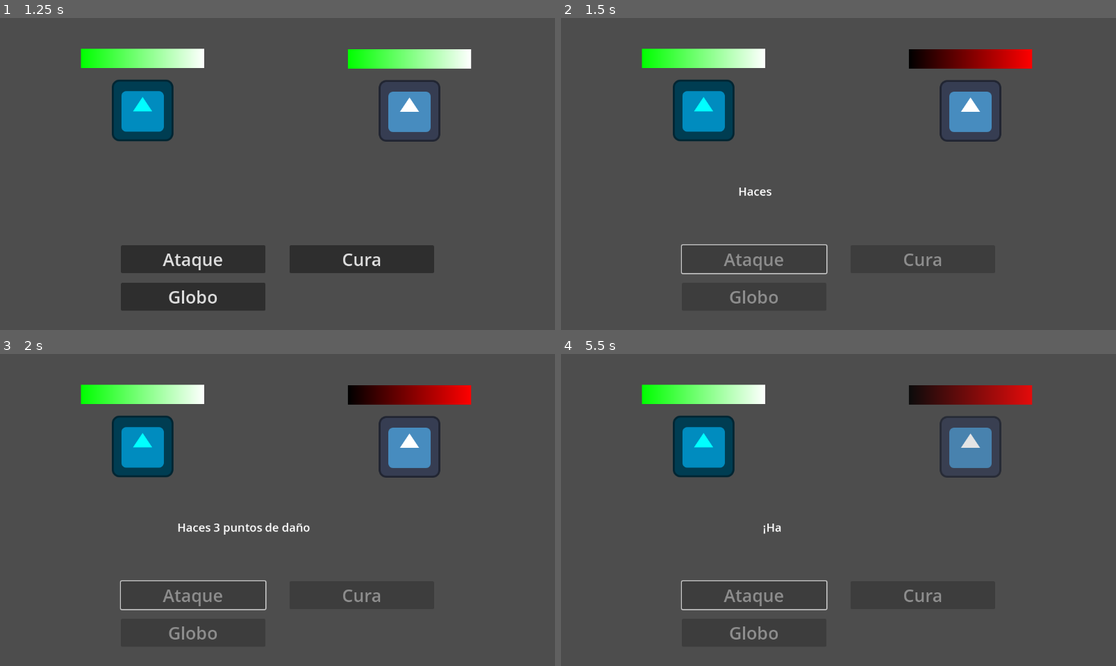
Above: before the commit, frames 1-4 (two rows, left to right).
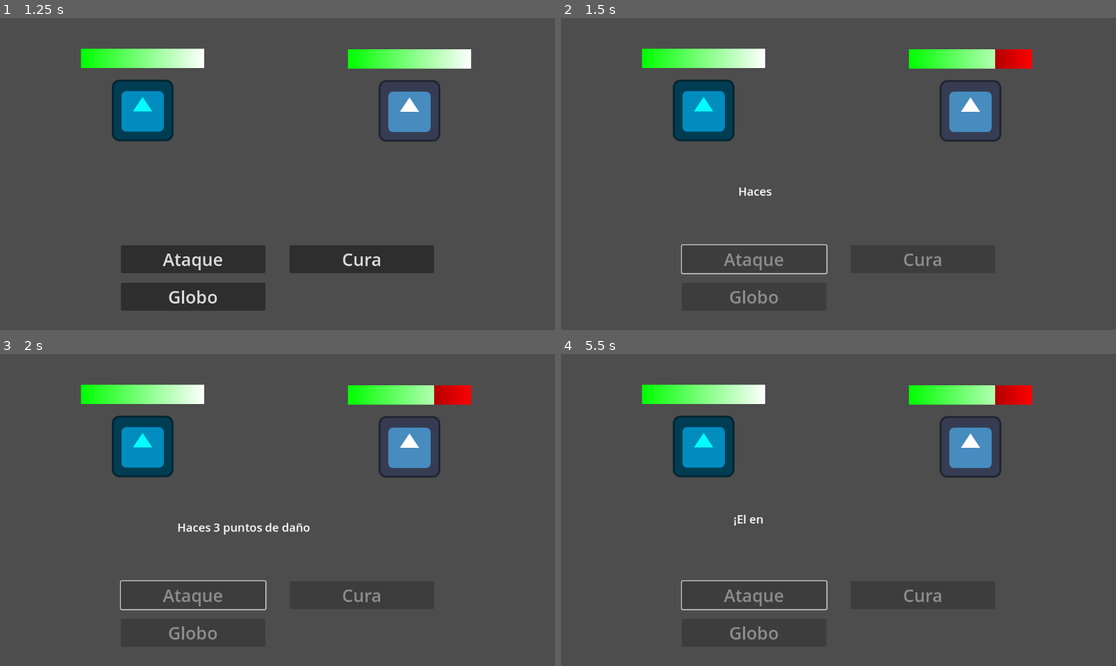
Above: after the commit, the same moments.

Repository: t0m45DEV/skidaddle-skidoodle
Game: Godot game, scene res://Menus/main_menu.tscn
The game is run twice, just before and just after one commit, with the same random seed, the same clock (stepped at 60 frames per second) and the same inputs. The engine's default icon, where the game draws it, is replaced by a stand-in: a white triangle on a blue panel in a dark square.
Inputs:
- Up to frame 1 (1.25 s): click "Jugar" at 0.5 s
- Up to frame 2 (1.5 s): click "Ataque" at 1.25 s
- Up to frame 3 (2 s): no input
- Up to frame 4 (5.5 s): tap Enter at 2, 3.5, 5 s; tap Space at 2.75, 4.25 s

Frame 1 is identical in both runs. In frame 2, 1.0% of the frame differs, in the area x 62-79%, y 10-17%; in frame 3, 1.0%; in frame 4, 1.2%, in the area x 31-85%, y 10-58%.

Commit message:
agrego los .tres de todos los enemigos

Diff:
--- /dev/null
+++ b/project/doodler/Enemies/67.tres
@@ -0,0 +1,8 @@
+[gd_resource type="Resource" script_class="Enemy_Data" load_steps=3 format=3 uid="uid://cl62kk0pgkak5"]
+
+[ext_resource type="Script" uid="uid://1b3b510wll5g" path="res://Resources/objects_data.gd" id="1_1ruyi"]
+[ext_resource type="Script" uid="uid://b6si3q6ywg50d" path="res://Resources/enemy_data.gd" id="2_bjc2v"]
+
+[resource]
+script = ExtResource("2_bjc2v")
+metadata/_custom_type_script = "uid://b6si3q6ywg50d"
--- /dev/null
+++ b/project/doodler/Enemies/acuaman.tres
@@ -0,0 +1,8 @@
+[gd_resource type="Resource" script_class="Enemy_Data" load_steps=3 format=3 uid="uid://c5ep451xrlq8y"]
+
+[ext_resource type="Script" uid="uid://1b3b510wll5g" path="res://Resources/objects_data.gd" id="1_o4okc"]
+[ext_resource type="Script" uid="uid://b6si3q6ywg50d" path="res://Resources/enemy_data.gd" id="2_ruxcw"]
+
+[resource]
+script = ExtResource("2_ruxcw")
+metadata/_custom_type_script = "uid://b6si3q6ywg50d"
--- /dev/null
+++ b/project/doodler/Enemies/aranha.tres
@@ -0,0 +1,8 @@
+[gd_resource type="Resource" script_class="Enemy_Data" load_steps=3 format=3 uid="uid://cgxs2oc780ohq"]
+
+[ext_resource type="Script" uid="uid://1b3b510wll5g" path="res://Resources/objects_data.gd" id="1_esnps"]
+[ext_resource type="Script" uid="uid://b6si3q6ywg50d" path="res://Resources/enemy_data.gd" id="2_rturj"]
+
+[resource]
+script = ExtResource("2_rturj")
+metadata/_custom_type_script = "uid://b6si3q6ywg50d"
--- /dev/null
+++ b/project/doodler/Enemies/biltm.tres
@@ -0,0 +1,8 @@
+[gd_resource type="Resource" script_class="Enemy_Data" load_steps=3 format=3 uid="uid://63c4gkqur1bw"]
+
+[ext_resource type="Script" uid="uid://1b3b510wll5g" path="res://Resources/objects_data.gd" id="1_4bhin"]
+[ext_resource type="Script" uid="uid://b6si3q6ywg50d" path="res://Resources/enemy_data.gd" id="2_7h3l4"]
+
+[resource]
+script = ExtResource("2_7h3l4")
+metadata/_custom_type_script = "uid://b6si3q6ywg50d"
--- /dev/null
+++ b/project/doodler/Enemies/boblin.tres
@@ -0,0 +1,8 @@
+[gd_resource type="Resource" script_class="Enemy_Data" load_steps=3 format=3 uid="uid://b05eb7j8nws1v"]
+
+[ext_resource type="Script" uid="uid://1b3b510wll5g" path="res://Resources/objects_data.gd" id="1_7h7tw"]
+[ext_resource type="Script" uid="uid://b6si3q6ywg50d" path="res://Resources/enemy_data.gd" id="2_46rvb"]
+
+[resource]
+script = ExtResource("2_46rvb")
+metadata/_custom_type_script = "uid://b6si3q6ywg50d"
--- /dev/null
+++ b/project/doodler/Enemies/cofre.tres
@@ -0,0 +1,8 @@
+[gd_resource type="Resource" script_class="Enemy_Data" load_steps=3 format=3 uid="uid://ds12v0jwg8ivs"]
+
+[ext_resource type="Script" uid="uid://1b3b510wll5g" path="res://Resources/objects_data.gd" id="1_5uqug"]
+[ext_resource type="Script" uid="uid://b6si3q6ywg50d" path="res://Resources/enemy_data.gd" id="2_k8rwi"]
+
+[resource]
+script = ExtResource("2_k8rwi")
+metadata/_custom_type_script = "uid://b6si3q6ywg50d"
--- /dev/null
+++ b/project/doodler/Enemies/demoño.tres
@@ -0,0 +1,8 @@
+[gd_resource type="Resource" script_class="Enemy_Data" load_steps=3 format=3 uid="uid://bxcktss5a15ji"]
+
+[ext_resource type="Script" uid="uid://1b3b510wll5g" path="res://Resources/objects_data.gd" id="1_0xik7"]
+[ext_resource type="Script" uid="uid://b6si3q6ywg50d" path="res://Resources/enemy_data.gd" id="2_3hehk"]
+
+[resource]
+script = ExtResource("2_3hehk")
+metadata/_custom_type_script = "uid://b6si3q6ywg50d"
--- a/project/doodler/Enemies/dinosaur.tres
+++ /dev/null
@@ -1,10 +0,0 @@
-[gd_resource type="Resource" script_class="Enemy_Data" load_steps=3 format=3 uid="uid://busmmpwkdj2s6"]
-
-[ext_resource type="Script" uid="uid://1b3b510wll5g" path="res://Resources/objects_data.gd" id="1_bi2eq"]
-[ext_resource type="Script" uid="uid://b6si3q6ywg50d" path="res://Resources/enemy_data.gd" id="2_h66bo"]
-
-[resource]
-script = ExtResource("2_h66bo")
-max_HP = 20
-strength = 4
-metadata/_custom_type_script = "uid://b6si3q6ywg50d"
--- /dev/null
+++ b/project/doodler/Enemies/eskeleton.tres
@@ -0,0 +1,19 @@
+[gd_resource type="Resource" script_class="Enemy_Data" load_steps=9 format=3 uid="uid://crrs4sa4fwemf"]
+
+[ext_resource type="Script" uid="uid://1b3b510wll5g" path="res://Resources/objects_data.gd" id="1_mt5ws"]
+[ext_resource type="Resource" uid="uid://bqhvmd6c1ehr0" path="res://Objects/globo.tres" id="2_jrdnj"]
+[ext_resource type="Resource" uid="uid://liia7t6vqlwv" path="res://Objects/ataque_normal.tres" id="3_la41c"]
+[ext_resource type="Resource" uid="uid://c4ww61pdy11uh" path="res://Objects/nariz_payaso.tres" id="4_sbca8"]
+[ext_resource type="Texture2D" uid="uid://dbdvfs7sud242" path="res://Sprites/icon-eskeleton.png" id="5_dxtci"]
+[ext_resource type="Script" uid="uid://b6si3q6ywg50d" path="res://Resources/enemy_data.gd" id="6_ywk7g"]
+[ext_resource type="Texture2D" uid="uid://b3t7tletpseb7" path="res://Sprites/tag-eskeleton.png" id="7_juluw"]
+[ext_resource type="Texture2D" uid="uid://cj8sl8i7ou0f7" path="res://Sprites/enemy-eskeleton.png" id="8_1xbng"]
+
+[resource]
+script = ExtResource("6_ywk7g")
+max_HP = 10
+strength = 3
+abilities = Array[ExtResource("1_mt5ws")]([ExtResource("2_jrdnj"), ExtResource("3_la41c"), ExtResource("4_sbca8")])
+texture = ExtResource("8_1xbng")
+tag = ExtResource("7_juluw")
+icon = ExtResource("5_dxtci")
--- /dev/null
+++ b/project/doodler/Enemies/hataud.tres
@@ -0,0 +1,8 @@
+[gd_resource type="Resource" script_class="Enemy_Data" load_steps=3 format=3 uid="uid://bfd1yeb8nabkj"]
+
+[ext_resource type="Script" uid="uid://1b3b510wll5g" path="res://Resources/objects_data.gd" id="1_mu0dn"]
+[ext_resource type="Script" uid="uid://b6si3q6ywg50d" path="res://Resources/enemy_data.gd" id="2_214po"]
+
+[resource]
+script = ExtResource("2_214po")
+metadata/_custom_type_script = "uid://b6si3q6ywg50d"
--- /dev/null
+++ b/project/doodler/Enemies/labubu.tres
@@ -0,0 +1,8 @@
+[gd_resource type="Resource" script_class="Enemy_Data" load_steps=3 format=3 uid="uid://cw0h3hxt6fnli"]
+
+[ext_resource type="Script" uid="uid://1b3b510wll5g" path="res://Resources/objects_data.gd" id="1_436d2"]
+[ext_resource type="Script" uid="uid://b6si3q6ywg50d" path="res://Resources/enemy_data.gd" id="2_sbrxk"]
+
+[resource]
+script = ExtResource("2_sbrxk")
+metadata/_custom_type_script = "uid://b6si3q6ywg50d"
--- /dev/null
+++ b/project/doodler/Enemies/magordito.tres
@@ -0,0 +1,8 @@
+[gd_resource type="Resource" script_class="Enemy_Data" load_steps=3 format=3 uid="uid://dtjdkkx8f6h60"]
+
+[ext_resource type="Script" uid="uid://1b3b510wll5g" path="res://Resources/objects_data.gd" id="1_sgmgp"]
+[ext_resource type="Script" uid="uid://b6si3q6ywg50d" path="res://Resources/enemy_data.gd" id="2_etu8p"]
+
+[resource]
+script = ExtResource("2_etu8p")
+metadata/_custom_type_script = "uid://b6si3q6ywg50d"
--- /dev/null
+++ b/project/doodler/Enemies/mimic.tres
@@ -0,0 +1,8 @@
+[gd_resource type="Resource" script_class="Enemy_Data" load_steps=3 format=3 uid="uid://dxg8ac3b3srql"]
+
+[ext_resource type="Script" uid="uid://1b3b510wll5g" path="res://Resources/objects_data.gd" id="1_slewx"]
+[ext_resource type="Script" uid="uid://b6si3q6ywg50d" path="res://Resources/enemy_data.gd" id="2_64tqv"]
+
+[resource]
+script = ExtResource("2_64tqv")
+metadata/_custom_type_script = "uid://b6si3q6ywg50d"
--- /dev/null
+++ b/project/doodler/Enemies/oy.tres
@@ -0,0 +1,8 @@
+[gd_resource type="Resource" script_class="Enemy_Data" load_steps=3 format=3 uid="uid://cqfk7sngmi5tm"]
+
+[ext_resource type="Script" uid="uid://1b3b510wll5g" path="res://Resources/objects_data.gd" id="1_naxe6"]
+[ext_resource type="Script" uid="uid://b6si3q6ywg50d" path="res://Resources/enemy_data.gd" id="2_4xogh"]
+
+[resource]
+script = ExtResource("2_4xogh")
+metadata/_custom_type_script = "uid://b6si3q6ywg50d"
--- /dev/null
+++ b/project/doodler/Enemies/pallaso.tres
@@ -0,0 +1,8 @@
+[gd_resource type="Resource" script_class="Enemy_Data" load_steps=3 format=3 uid="uid://bqiq0w2rtpx77"]
+
+[ext_resource type="Script" uid="uid://1b3b510wll5g" path="res://Resources/objects_data.gd" id="1_5nbay"]
+[ext_resource type="Script" uid="uid://b6si3q6ywg50d" path="res://Resources/enemy_data.gd" id="2_38yfc"]
+
+[resource]
+script = ExtResource("2_38yfc")
+metadata/_custom_type_script = "uid://b6si3q6ywg50d"
--- /dev/null
+++ b/project/doodler/Enemies/puingino.tres
@@ -0,0 +1,8 @@
+[gd_resource type="Resource" script_class="Enemy_Data" load_steps=3 format=3 uid="uid://by4vidmml1c3r"]
+
+[ext_resource type="Script" uid="uid://1b3b510wll5g" path="res://Resources/objects_data.gd" id="1_nx4k8"]
+[ext_resource type="Script" uid="uid://b6si3q6ywg50d" path="res://Resources/enemy_data.gd" id="2_4ar70"]
+
+[resource]
+script = ExtResource("2_4ar70")
+metadata/_custom_type_script = "uid://b6si3q6ywg50d"
--- /dev/null
+++ b/project/doodler/Enemies/roberto.tres
@@ -0,0 +1,8 @@
+[gd_resource type="Resource" script_class="Enemy_Data" load_steps=3 format=3 uid="uid://drc3ns0ffthje"]
+
+[ext_resource type="Script" uid="uid://1b3b510wll5g" path="res://Resources/objects_data.gd" id="1_2levd"]
+[ext_resource type="Script" uid="uid://b6si3q6ywg50d" path="res://Resources/enemy_data.gd" id="2_mb4vy"]
+
+[resource]
+script = ExtResource("2_mb4vy")
+metadata/_custom_type_script = "uid://b6si3q6ywg50d"
--- a/project/doodler/Enemies/skeleton.tres
+++ /dev/null
@@ -1,13 +0,0 @@
-[gd_resource type="Resource" script_class="Enemy_Data" load_steps=6 format=3 uid="uid://crrs4sa4fwemf"]
-
-[ext_resource type="Script" uid="uid://1b3b510wll5g" path="res://Resources/objects_data.gd" id="1_jwmnn"]
-[ext_resource type="Resource" uid="uid://bqhvmd6c1ehr0" path="res://Objects/globo.tres" id="2_vo7mq"]
-[ext_resource type="Resource" uid="uid://liia7t6vqlwv" path="res://Objects/ataque_normal.tres" id="3_vo7mq"]
-[ext_resource type="Resource" uid="uid://c4ww61pdy11uh" path="res://Objects/nariz_payaso.tres" id="4_jwmnn"]
-[ext_resource type="Script" uid="uid://b6si3q6ywg50d" path="res://Resources/enemy_data.gd" id="5_rfmg6"]
-
-[resource]
-script = ExtResource("5_rfmg6")
-max_HP = 1
-strength = 3
-abilities = Array[ExtResource("1_jwmnn")]([ExtResource("2_vo7mq"), ExtResource("3_vo7mq"), ExtResource("4_jwmnn")])
--- /dev/null
+++ b/project/doodler/Enemies/trex.tres
@@ -0,0 +1,16 @@
+[gd_resource type="Resource" script_class="Enemy_Data" load_steps=6 format=3 uid="uid://busmmpwkdj2s6"]
+
+[ext_resource type="Script" uid="uid://1b3b510wll5g" path="res://Resources/objects_data.gd" id="1_bi2eq"]
+[ext_resource type="Script" uid="uid://b6si3q6ywg50d" path="res://Resources/enemy_data.gd" id="2_h66bo"]
+[ext_resource type="Texture2D" uid="uid://bivvrild8qc1n" path="res://Sprites/icon-trex.png" id="2_t8280"]
+[ext_resource type="Texture2D" uid="uid://eji3vbxtjfyq" path="res://Sprites/tag-trex.png" id="4_61tk6"]
+[ext_resource type="Texture2D" uid="uid://b33qgqkfb6cge" path="res://Sprites/enemy-trex.png" id="5_jouve"]
+
+[resource]
+script = ExtResource("2_h66bo")
+max_HP = 20
+strength = 4
+texture = ExtResource("5_jouve")
+tag = ExtResource("4_61tk6")
+icon = ExtResource("2_t8280")
+metadata/_custom_type_script = "uid://b6si3q6ywg50d"
--- a/project/doodler/Resources/enemy_data.gd
+++ b/project/doodler/Resources/enemy_data.gd
@@ -4,8 +4,15 @@
 @export var max_HP : int = 0
 @export var strength : int = 0
 @export var abilities : Array[Object_Data] = []
+@export var texture : Texture2D = Texture2D.new()
+@export var tag : Texture2D = Texture2D.new()
+@export var icon : Texture2D = Texture2D.new()
 
-func _init(_max_HP : int = 0, _strength : int = 0, _abilities : Array[Object_Data] = []) -> void:
+
+func _init(_max_HP : int = 0, _strength : int = 0, _abilities : Array[Object_Data] = [], _texture : Texture2D = Texture2D.new(), _tag : Texture2D = Texture2D.new(), _icon : Texture2D = Texture2D.new()) -> void:
 	self.max_HP = _max_HP
 	self.strength = _strength
 	self.abilities = _abilities
+	self.texture = _texture
+	self.tag = _tag
+	self.icon = _icon
--- a/project/doodler/Scenes/enemy_sprite_2D.gd
+++ b/project/doodler/Scenes/enemy_sprite_2D.gd
@@ -3,7 +3,7 @@
 
 # Tiene que ser el MISMO NOMBRE que el archivo 'monstruo.tres' en la carpeta 'Enemies'
 const enemies : Array[String] = [
-	"skeleton",
+	"eskeleton",
 	"dinosaur"
 ]
 
--- a/project/doodler/project.godot
+++ b/project/doodler/project.godot
@@ -28,5 +28,6 @@
 "res://Menus/": "yellow",
 "res://Objects/": "green",
 "res://Resources/": "pink",
-"res://Scenes/": "blue"
+"res://Scenes/": "blue",
+"res://Sprites/": "orange"
 }
Not shown, added: project/doodler/Sprites/button-attack-pressed.png.import
Not shown, added: project/doodler/Sprites/button-attack.png.import
Not shown, added: project/doodler/Sprites/button-defense-pressed.png.import
Not shown, added: project/doodler/Sprites/button-defense.png.import
Not shown, added: project/doodler/Sprites/enemy-67.png.import
Not shown, added: project/doodler/Sprites/enemy-acuaman.png.import
Not shown, added: project/doodler/Sprites/enemy-aranha.png.import
Not shown, added: project/doodler/Sprites/enemy-biltm.png.import
Not shown, added: project/doodler/Sprites/enemy-boblin.png.import
Not shown, added: project/doodler/Sprites/enemy-cofre.png.import
Not shown, added: project/doodler/Sprites/enemy-demoño.png.import
Not shown, added: project/doodler/Sprites/enemy-eskeleton.png.import
(and 75 more such lines)
